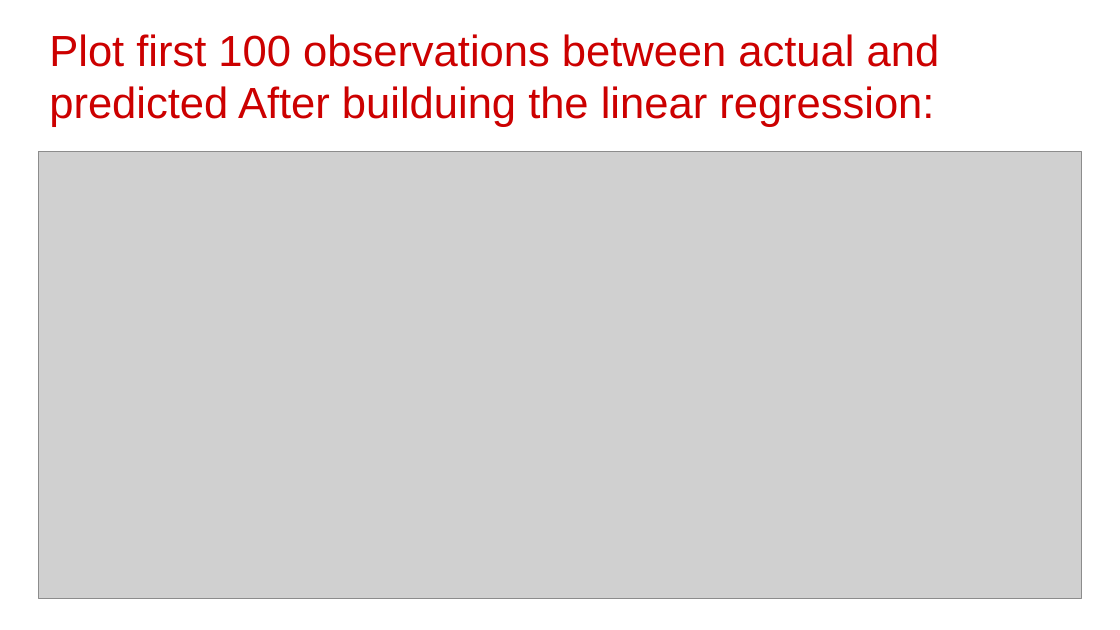
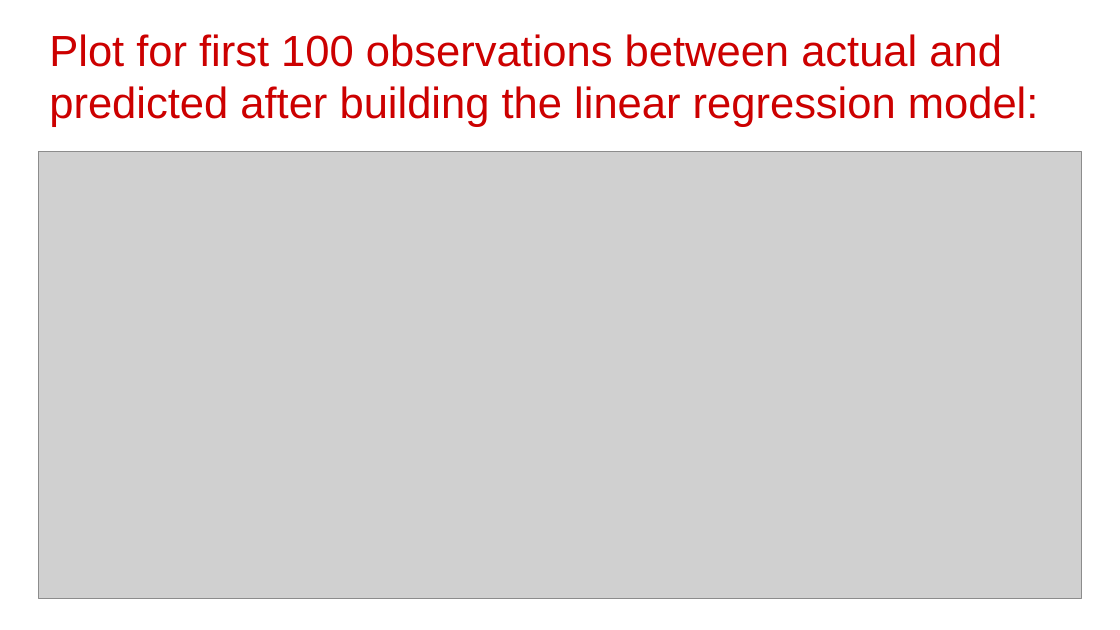
Before and after one commit to hrithikwel8/Rossmann_Sales_Prediction, a slide deck: slide 24 of CapstoneProjectTemplate-210213-230632.pptx. Drawn at 1120x630 pixels with LibreOffice and Linux fonts; fonts in the diff are those of the drawing; grey boxes stand for pictures; background and template pictures are left out. Boxes give left, top, right and bottom in pixels: in the first picture for what was removed or moved away, otherwise in the second. Text is boxed around its words. In the diff, an @@ line names an element or a change of style, - is before the commit and + after.

```diff
--- a/CapstoneProjectTemplate-210213-230632.pptx
+++ b/CapstoneProjectTemplate-210213-230632.pptx
@@ title at (x1=49, y1=34, x2=1039, y2=127): text changed @@
-Plot first 100 observations between actual and predicted After builduing the linear regression:
+Plot for first 100 observations between actual and predicted after building the linear regression model:
```
Also in this commit, not shown: 10 other slides changed.
